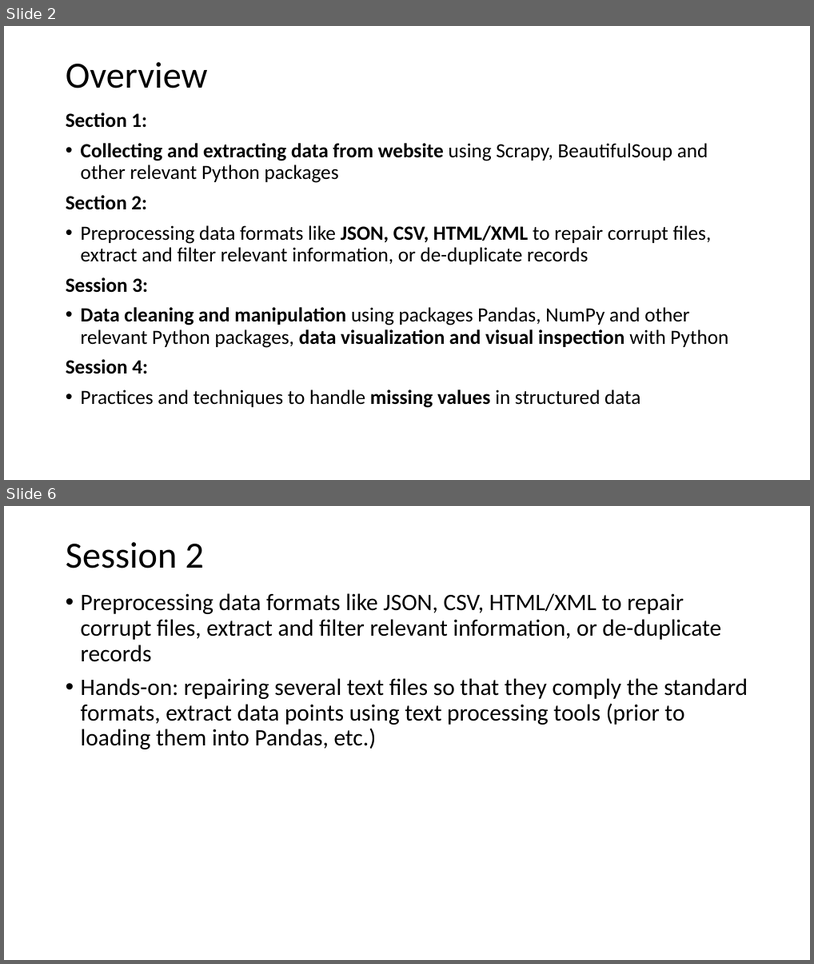
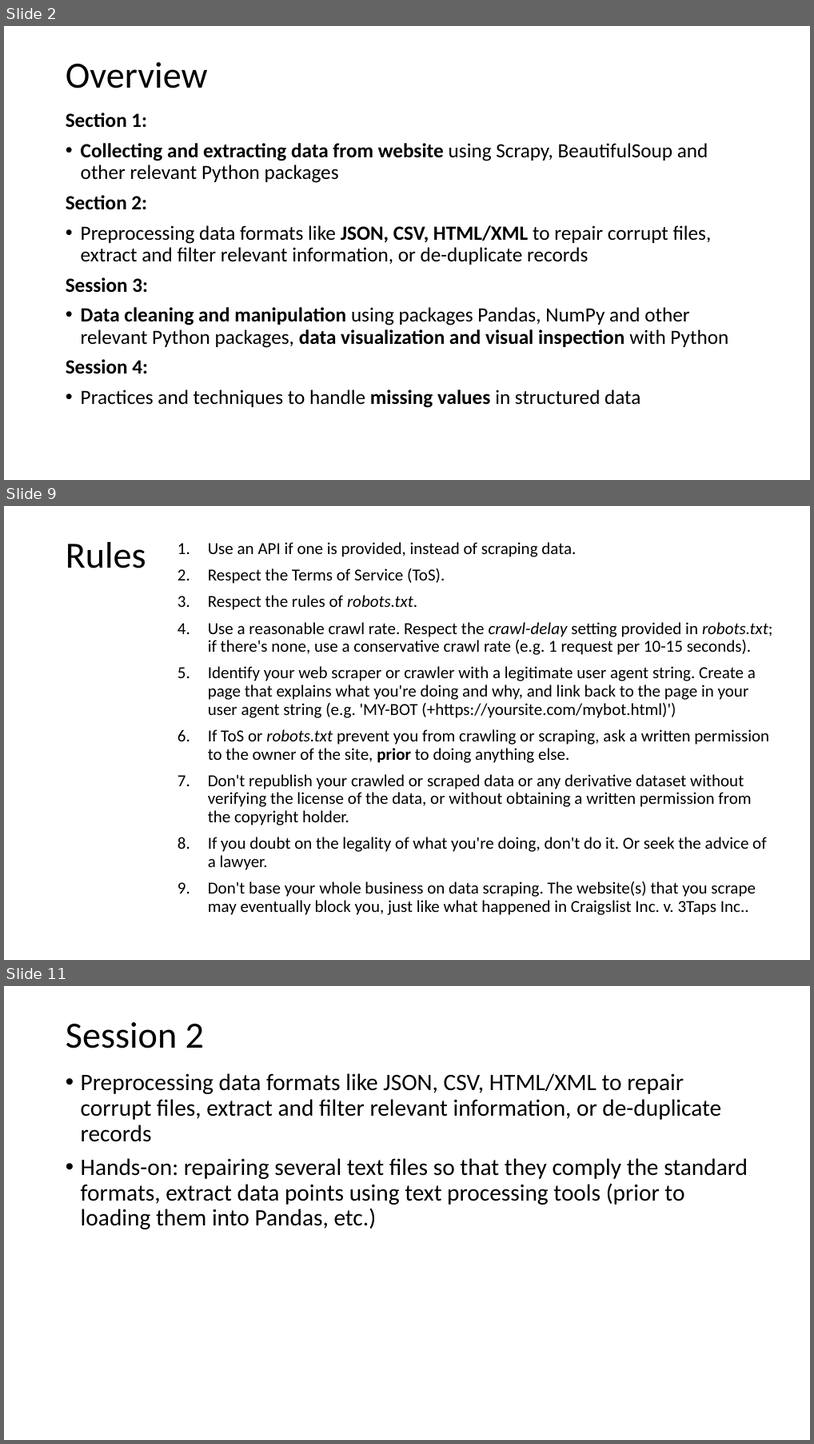
Before and after one commit to kingmolnar/Structured-Unstructured-Data-Collection-Storage-Cleaning-Preprocessing, a slide deck: 01-Web-Scraping/main.pptx. Shown one above the other, each under a label of ours: slides 2 and 6 before the commit, slides 2, 9 and 11 after it; the slides between them are not shown. The pictures are 814x964 and 814x1444 pixels, drawn with LibreOffice and Linux fonts; fonts in the diff are those of the drawing. Boxes give left, top, right and bottom in pixels: in the first picture for what was removed or moved away, otherwise in the second. Text is boxed around its words. In the diff, an @@ line names an element or a change of style, - is before the commit and + after.

Commit message:
update

```diff
--- a/01-Web-Scraping/main.pptx
+++ b/01-Web-Scraping/main.pptx
@@ slide 9 added at bbox=[4, 506, 810, 960], background #FFFFFF @@
@@ title added at bbox=[66, 542, 146, 568], 44 pt, text #000000 @@
+Rules
@@ text added at bbox=[208, 542, 774, 915], 20 pt, text #000000 @@
+1. Use an API if one is provided, instead of scraping data.
+2. Respect the Terms of Service (ToS).
+3. Respect the rules of robots.txt.
+4. Use a reasonable crawl rate. Respect the crawl-delay setting provided in robots.txt; if there's none, use a conservative crawl rate (e.g. 1 request per 10-15 seconds).
+5. Identify your web scraper or crawler with a legitimate user agent string. Create a page that explains what you're doing and why, and link back to the page in your user agent string (e.g. 'MY-BOT (+https://yoursite.com/mybot.html)')
+6. If ToS or robots.txt prevent you from crawling or scraping, ask a written permission to the owner of the site, prior to doing anything else.
+7. Don't republish your crawled or scraped data or any derivative dataset without verifying the license of the data, or without obtaining a written permission from the copyright holder.
+8. If you doubt on the legality of what you're doing, don't do it. Or seek the advice of a lawyer.
+9. Don't base your whole business on data scraping. The website(s) that you scrape may eventually block you, just like what happened in Craigslist Inc. v. 3Taps Inc..
@@ what was slide 6 is now slide 11 @@
```
Also in this commit, not shown: 6 other slides added, 2 slides removed.
